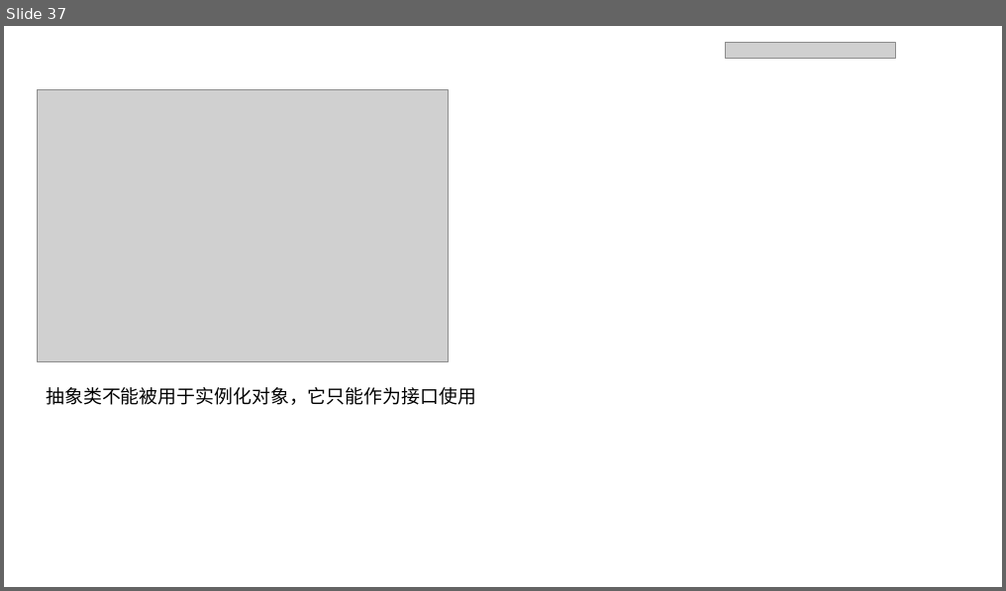
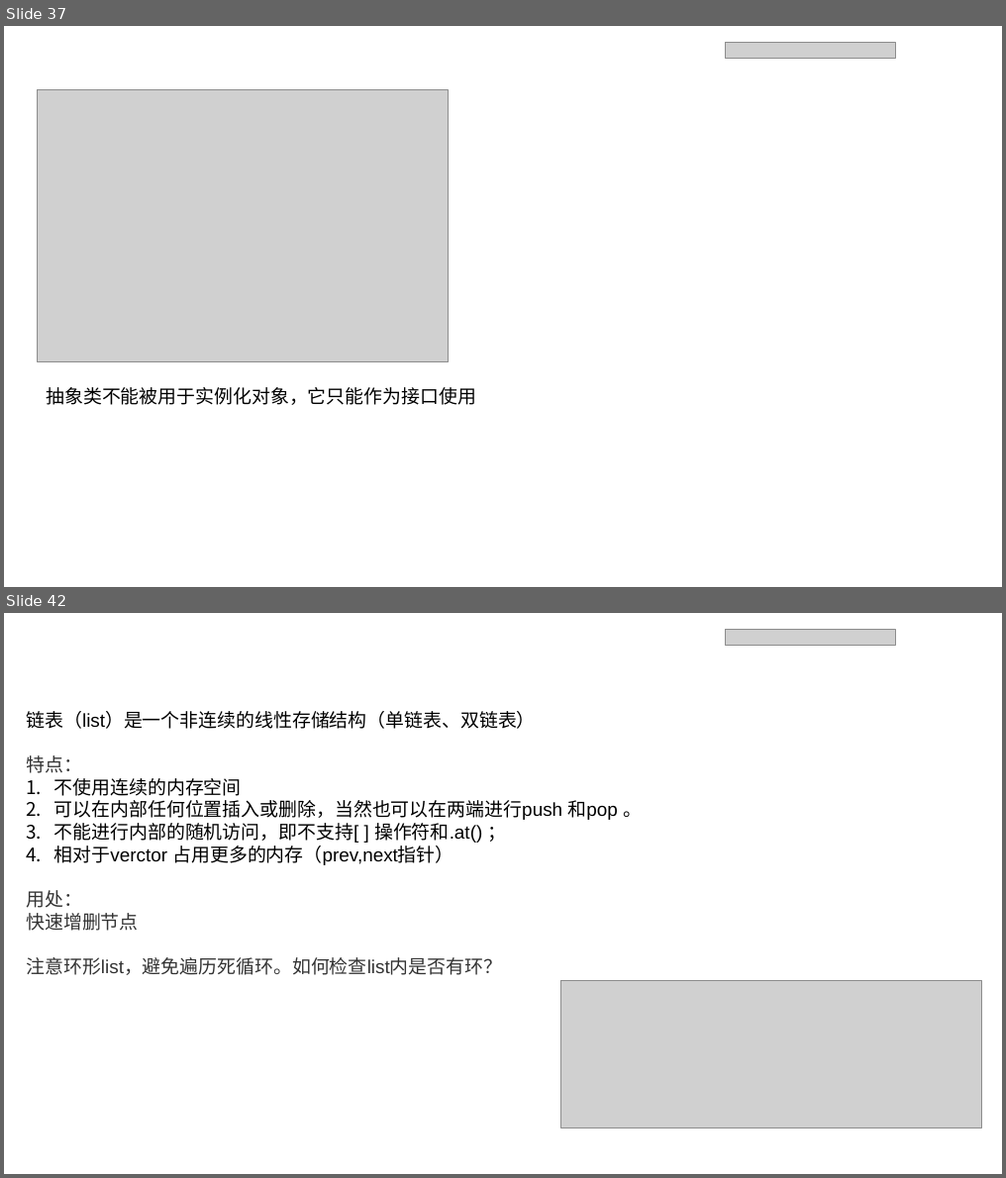
Before and after one commit to IIIcecream/CloudCPluasPlus, a slide deck: C++基础.pptx. Shown one above the other, each under a label of ours: slide 37 before the commit, slides 37 and 42 after it; the slides between them are not shown. The pictures are 1006x591 and 1006x1178 pixels, drawn with LibreOffice and Linux fonts; fonts in the diff are those of the drawing; grey boxes stand for pictures; background and template pictures are left out. Boxes give left, top, right and bottom in pixels: in the first picture for what was removed or moved away, otherwise in the second. Text is boxed around its words. In the diff, an @@ line names an element or a change of style, - is before the commit and + after.

```diff
--- a/C++基础.pptx
+++ b/C++基础.pptx
@@ slide 42 added at <box>4,613,1002,1174</box>, background picture (left out) @@
@@ text added at <box>19,627,311,657</box>, 18 pt, text #FFFFFF @@
+STL-list
@@ picture added at <box>726,629,896,646</box> @@
@@ text added at <box>896,615,1000,653</box>, 18 pt, text #FFFFFF @@
+· GTJ2018
@@ text added at <box>26,711,642,975</box>, 18 pt, text #000000 @@
+链表（list）是一个非连续的线性存储结构（单链表、双链表）
+特点：
+1. 不使用连续的内存空间
+2. 可以在内部任何位置插入或删除，当然也可以在两端进行push 和pop 。
+3. 不能进行内部的随机访问，即不支持[ ] 操作符和.at() ；
+4. 相对于verctor 占用更多的内存（prev,next指针）
+用处：
+快速增删节点
+注意环形list，避免遍历死循环。如何检查list内是否有环？
@@ picture added at <box>560,980,981,1128</box> @@
```
Also in this commit, not shown: 2 slides changed, 11 other slides added, 1 other file.
